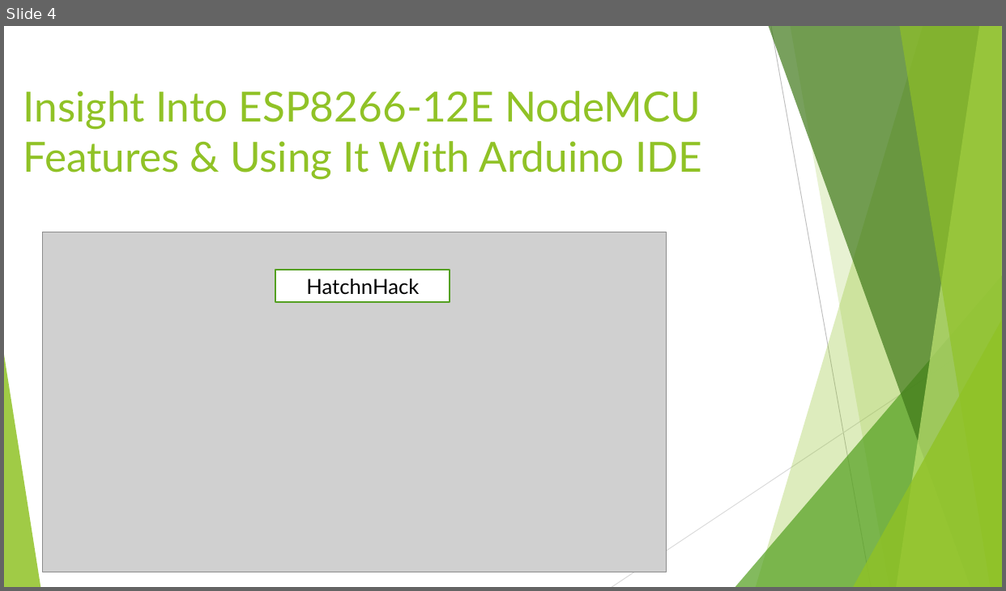
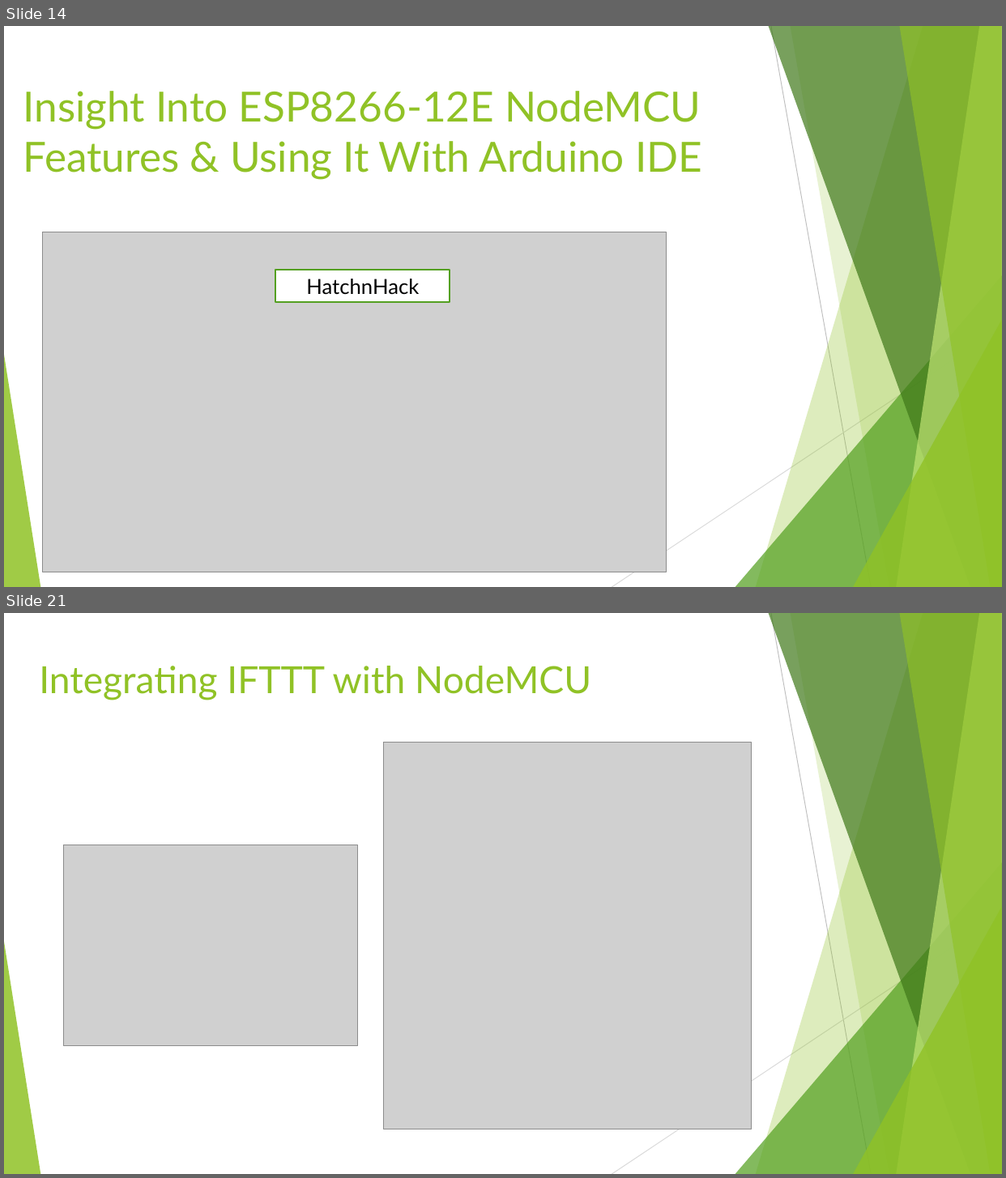
Before and after one commit to vikasyadavnsit/vikasyadavnsit.github.io, a slide deck: Internet of Things.pptx. Shown one above the other, each under a label of ours: slide 4 before the commit, slides 14 and 21 after it; the slides between them are not shown. The pictures are 1006x591 and 1006x1178 pixels, drawn with LibreOffice and Linux fonts; fonts in the diff are those of the drawing; grey boxes stand for pictures. Boxes give left, top, right and bottom in pixels: in the first picture for what was removed or moved away, otherwise in the second. Text is boxed around its words. In the diff, an @@ line names an element or a change of style, - is before the commit and + after.

```diff
--- a/Internet of Things.pptx
+++ b/Internet of Things.pptx
@@ slide 21 added at box(4, 613, 1002, 1174), background #FFFFFF; not listed: 10 template elements that a slide beside it also shows @@
@@ title added at box(39, 666, 591, 700), 36 pt, text #90C226 @@
+Integrating IFTTT with NodeMCU
@@ picture added at box(384, 743, 752, 1130) @@
@@ picture added at box(64, 845, 358, 1046) @@
@@ what was slide 4 is now slide 14 @@
```
Also in this commit, not shown: 4 slides changed, 15 other slides added.
